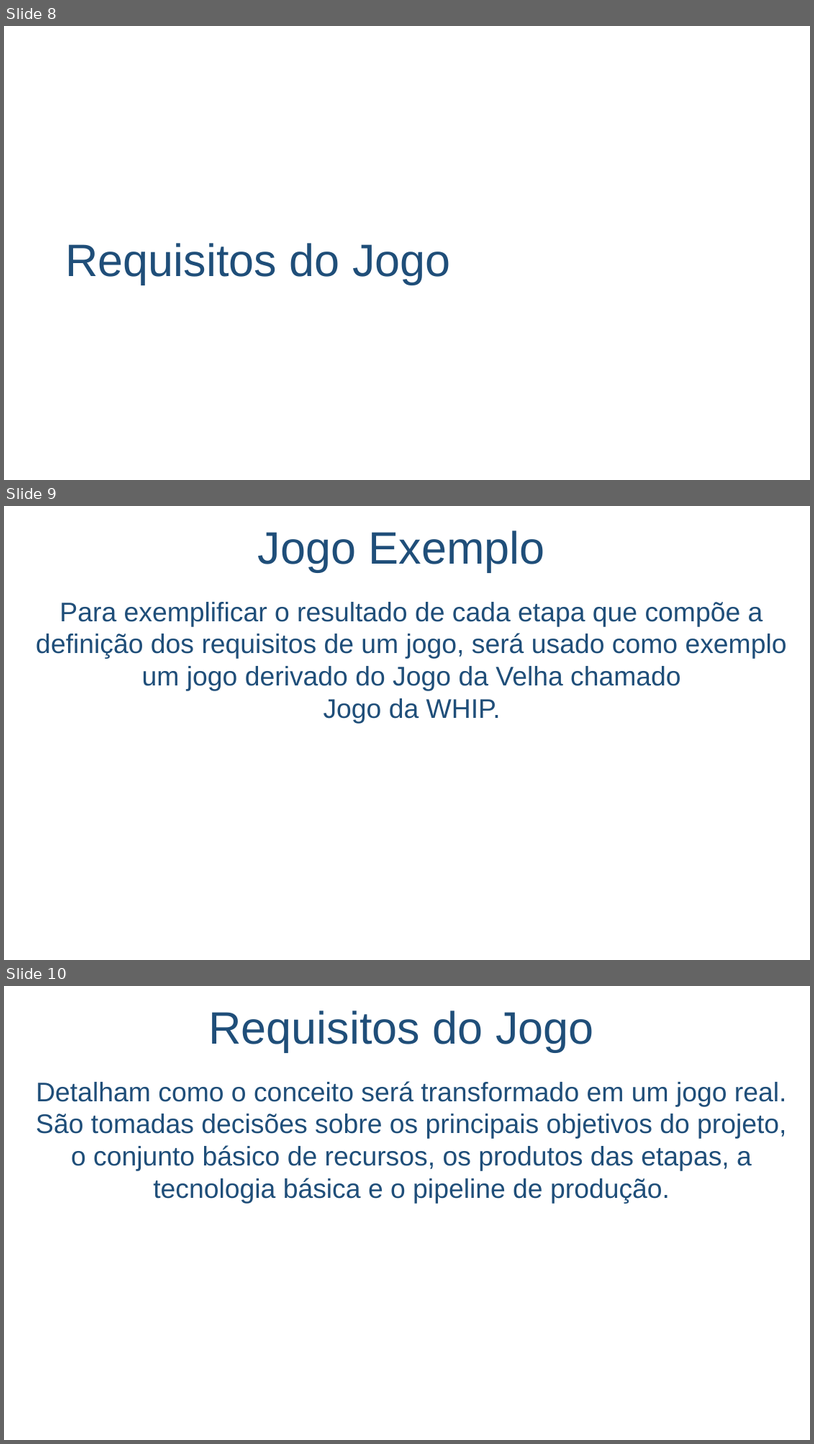
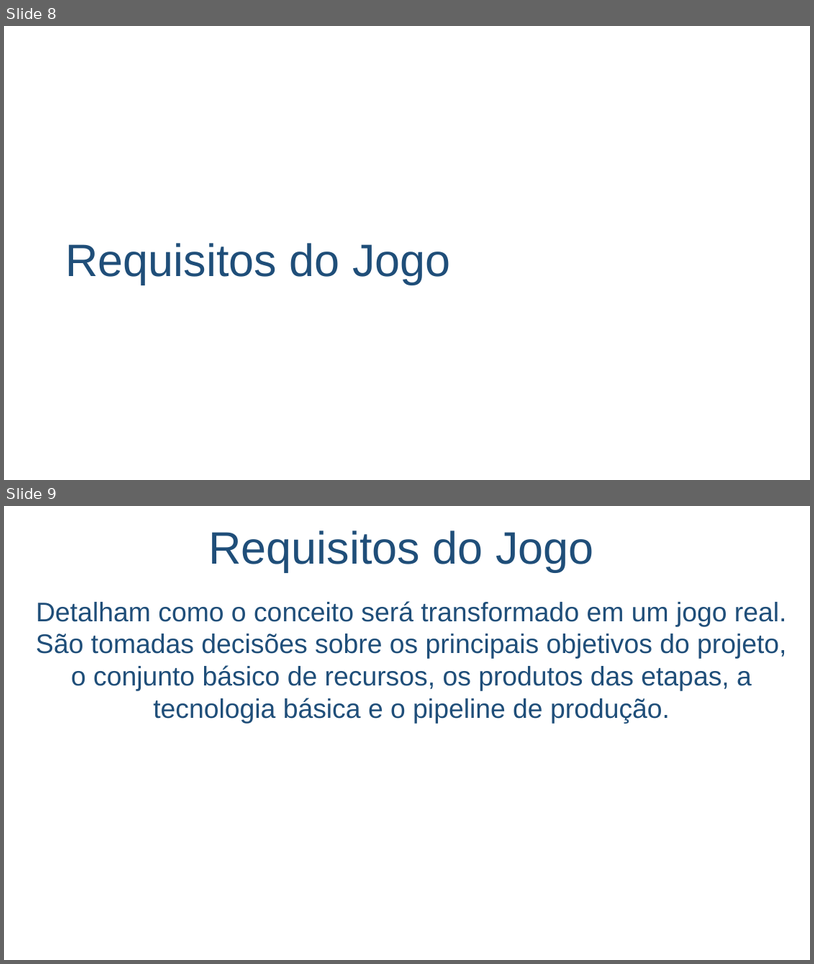
Before and after one commit to salmo-jr/public-slides, a slide deck: producao-de-jogos-digitais/producao-de-jogos-digitais_requisitos.pptx. Shown one above the other, each under a label of ours: slides 8, 9 and 10 before the commit, slides 8 and 9 after it. The pictures are 814x1444 and 814x964 pixels, drawn with LibreOffice and Linux fonts; fonts in the diff are those of the drawing; background and template pictures are left out. Boxes give left, top, right and bottom in pixels: in the first picture for what was removed or moved away, otherwise in the second. Text is boxed around its words. In the diff, an @@ line names an element or a change of style, - is before the commit and + after.

Commit message:
exclusão do slide que menciona o jogo da WHIP como exemplo de aplicação

```diff
--- a/producao-de-jogos-digitais/producao-de-jogos-digitais_requisitos.pptx
+++ b/producao-de-jogos-digitais/producao-de-jogos-digitais_requisitos.pptx
@@ slide 9 removed at bbox=[4, 506, 810, 960], background picture (left out) @@
@@ title removed at bbox=[258, 530, 545, 572] @@
-Jogo Exemplo
@@ text removed at bbox=[36, 602, 787, 723] @@
-Para exemplificar o resultado de cada etapa que compõe a definição dos requisitos de um jogo, será usado como exemplo um jogo derivado do Jogo da Velha chamado
-Jogo da WHIP.
@@ what was slide 10 is now slide 9 @@
```
